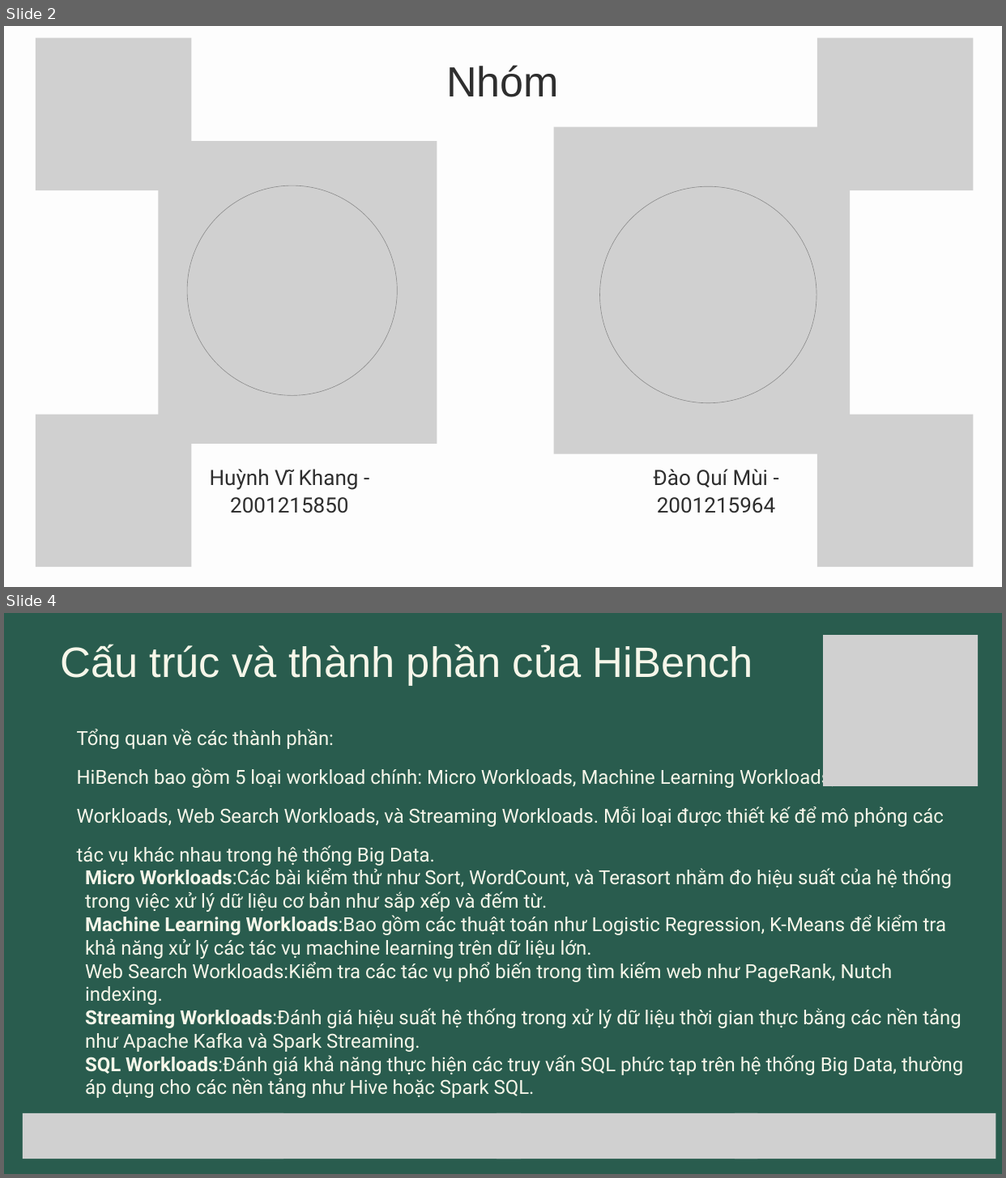
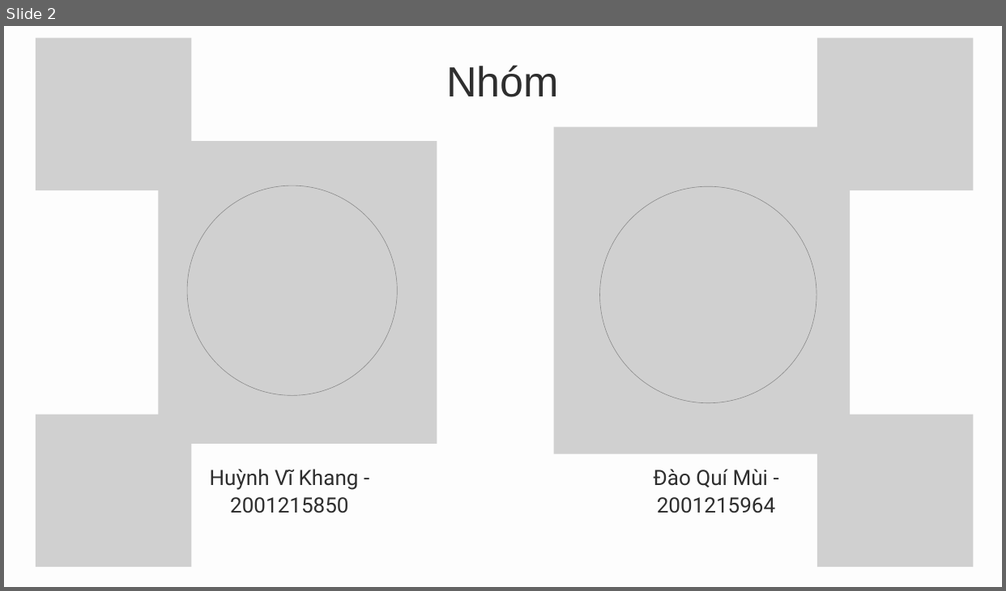
Before and after one commit to netprtony/BigDataProject, a slide deck: DoAnBigData.pptx. Shown one above the other, each under a label of ours: slides 2 and 4 before the commit, slide 2 after it; the slides between them are not shown. The pictures are 1006x1178 and 1006x591 pixels, drawn with LibreOffice and Linux fonts; fonts in the diff are those of the drawing; grey boxes stand for pictures. Boxes give left, top, right and bottom in pixels: in the first picture for what was removed or moved away, otherwise in the second. Text is boxed around its words. In the diff, an @@ line names an element or a change of style, - is before the commit and + after.

```diff
--- a/DoAnBigData.pptx
+++ b/DoAnBigData.pptx
@@ slide 4 removed at [4, 613, 1002, 1174], background #295C4E @@
@@ picture removed at [823, 635, 978, 786] @@
@@ text removed at [60, 644, 753, 686] @@
-Cấu trúc và thành phần của HiBench
@@ text removed at [77, 729, 963, 1098] @@
-  Tổng quan về các thành phần:
-  HiBench bao gồm 5 loại workload chính: Micro Workloads, Machine Learning Workloads, SQL Workloads, Web Search Workloads, và Streaming Workloads. Mỗi loại được thiết kế để mô phỏng các tác vụ khác nhau trong hệ thống Big Data.
-  Micro Workloads:Các bài kiểm thử như Sort, WordCount, và Terasort nhằm đo hiệu suất của hệ thống trong việc xử lý dữ liệu cơ bản như sắp xếp và đếm từ.
-  Machine Learning Workloads:Bao gồm các thuật toán như Logistic Regression, K-Means để kiểm tra khả năng xử lý các tác vụ machine learning trên dữ liệu lớn.
-  Web Search Workloads:Kiểm tra các tác vụ phổ biến trong tìm kiếm web như PageRank, Nutch indexing.
-  Streaming Workloads:Đánh giá hiệu suất hệ thống trong xử lý dữ liệu thời gian thực bằng các nền tảng như Apache Kafka và Spark Streaming.
-  SQL Workloads:Đánh giá khả năng thực hiện các truy vấn SQL phức tạp trên hệ thống Big Data, thường áp dụng cho các nền tảng như Hive hoặc Spark SQL.
@@ group removed at [23, 1114, 996, 1159]: 4 pictures @@
```
Also in this commit, not shown: 3 slides changed, 4 slides added, 4 other slides removed, 2 other files.
